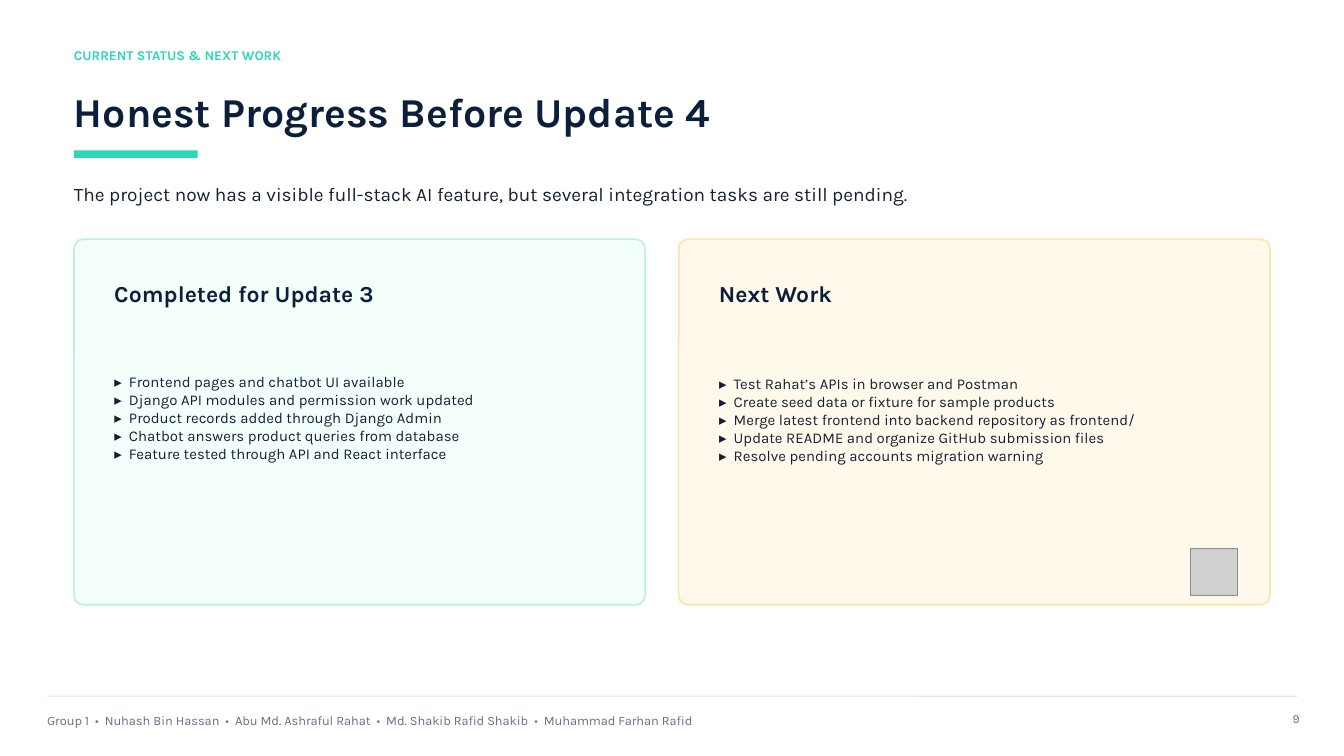
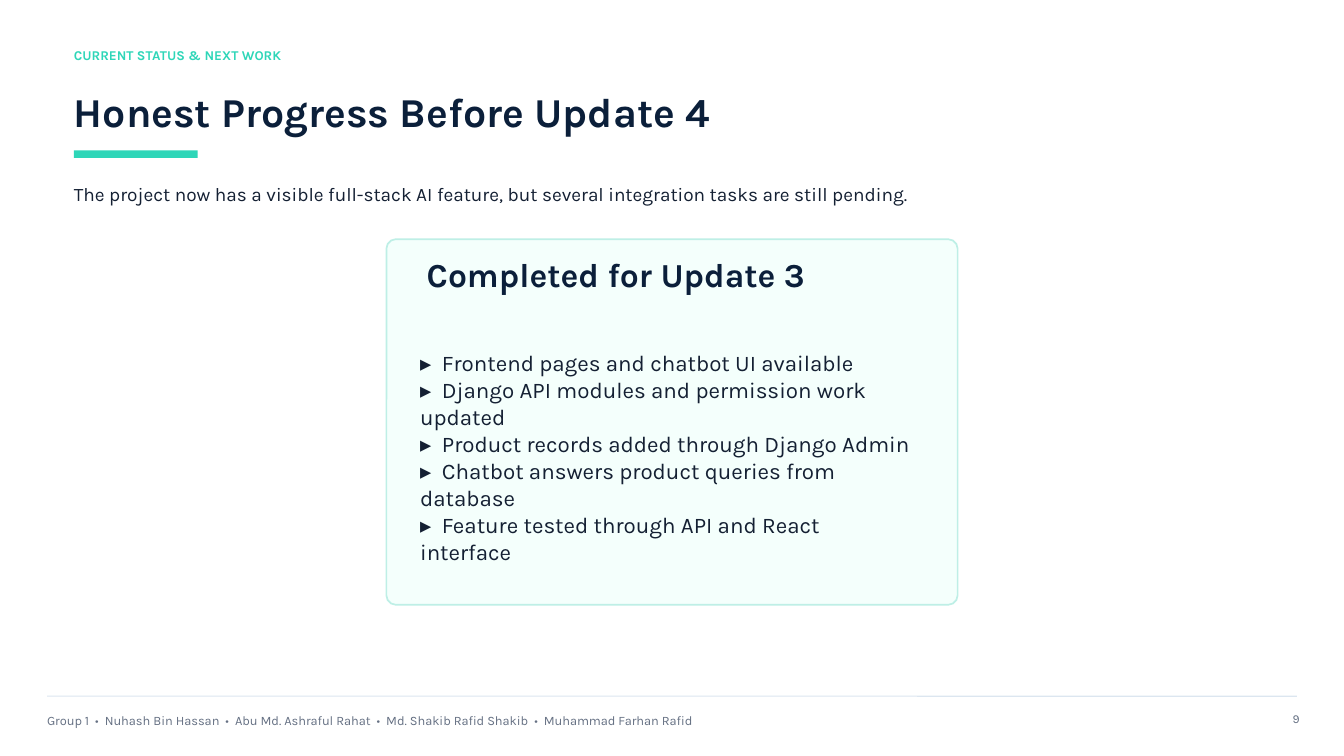
Before and after one commit to FarhanRafid382/CSE299-SECTION3-GROUP1, a slide deck: slide 9 of update3/CSE299_Group1_Update3_Presentation.pptx. Drawn at 1344x756 pixels with LibreOffice and Linux fonts; fonts in the diff are those of the drawing; grey boxes stand for pictures. Boxes give left, top, right and bottom in pixels: in the first picture for what was removed or moved away, otherwise in the second. Text is boxed around its words. In the diff, an @@ line names an element or a change of style, - is before the commit and + after.

```diff
--- a/update3/CSE299_Group1_Update3_Presentation.pptx
+++ b/update3/CSE299_Group1_Update3_Presentation.pptx
@@ rounded rectangle: place and size @@
-rounded rectangle at bbox=[74, 239, 645, 605]
+rounded rectangle at bbox=[387, 239, 958, 605]
@@ rounded rectangle removed at bbox=[679, 239, 1270, 605] @@
@@ text "Completed for Update 3": place and size @@
-text "Completed for Update 3" at bbox=[114, 286, 373, 307]
+text "Completed for Update 3" at bbox=[427, 263, 805, 295]
@@ text "Completed for Update 3" at bbox=[427, 263, 805, 295]: size 12.3 to 18 pt @@
@@ text removed at bbox=[719, 286, 832, 303] @@
-Next Work
@@ text "▸ Frontend pages and chatbot ...": place and size @@
-text "▸ Frontend pages and chatbot ..." at bbox=[129, 376, 473, 463]
+text "▸ Frontend pages and chatbot ..." at bbox=[420, 355, 909, 561]
@@ text "▸ Frontend pages and chatbot ..." at bbox=[420, 355, 909, 561]: size 8 to 12 pt @@
@@ text removed at bbox=[734, 378, 1134, 465] @@
-▸ Test Rahat’s APIs in browser and Postman
-▸ Create seed data or fixture for sample products
-▸ Merge latest frontend into backend repository as frontend/
-▸ Update README and organize GitHub submission files
-▸ Resolve pending accounts migration warning
@@ picture removed at bbox=[1191, 548, 1238, 595] @@
```
Also in this commit, not shown: 3 other slides changed.
